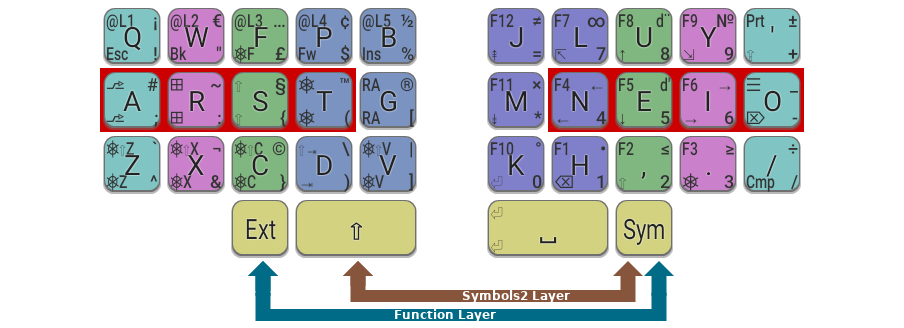
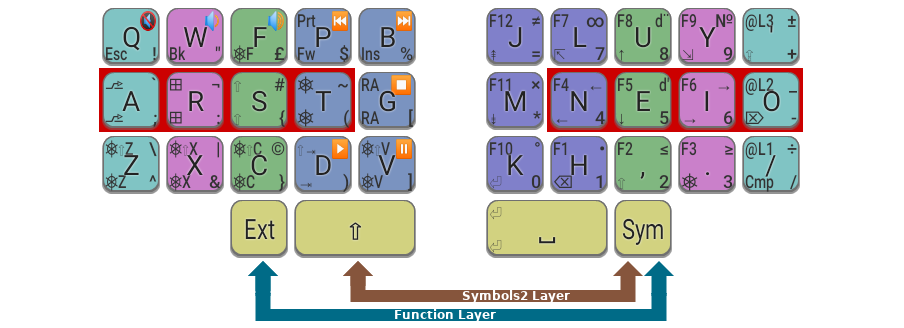
Two versions of the same layered image (w=904, h=328). Layer-by-layer changes:
removed layer "seniply_matrix_all_uk.png #1" over [102, 8, 804, 258]
added layer "seniply_uk_matrix_all.png" above "seniply_us_matrix_all.png" over [99, 8, 801, 258]
added layer "seniply_us_matrix_all.png" over [99, 8, 801, 258]
